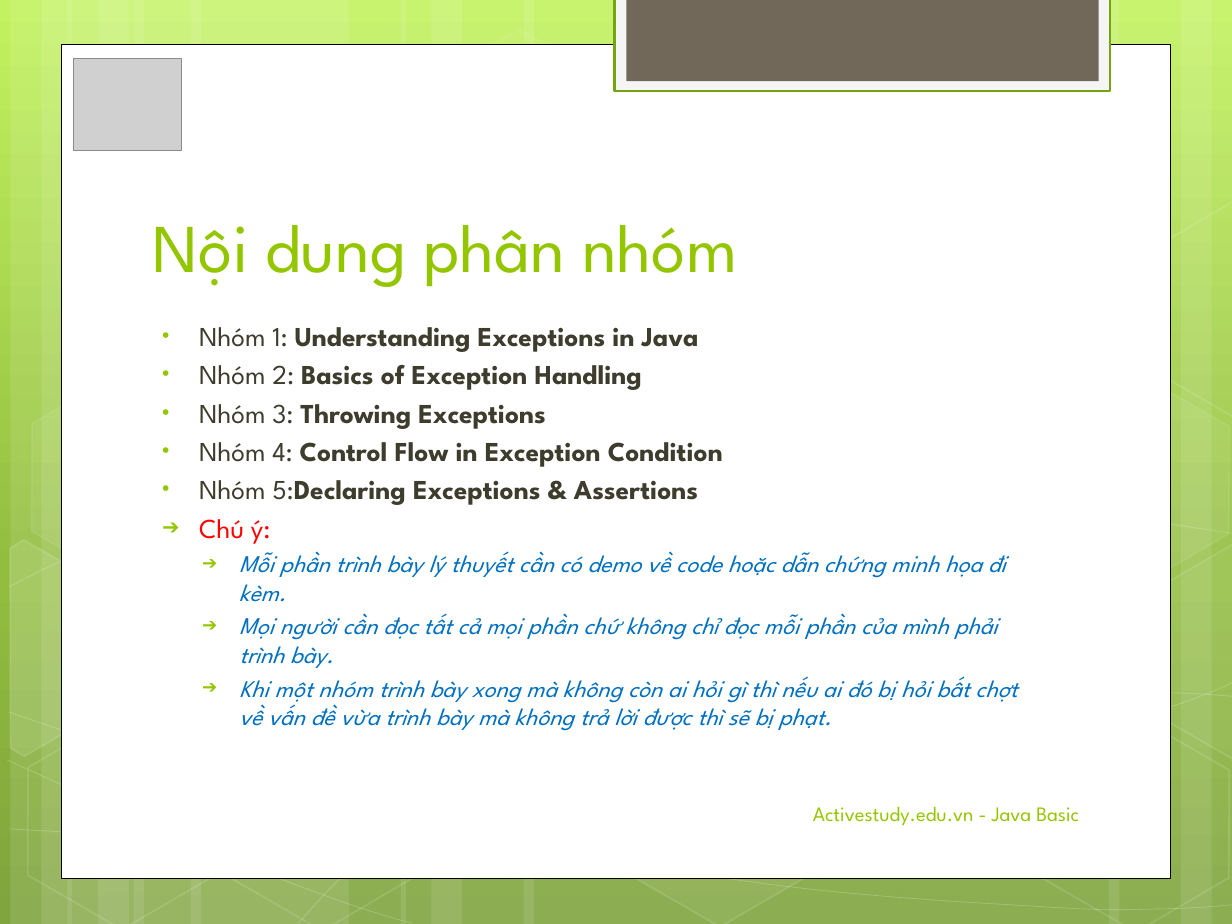
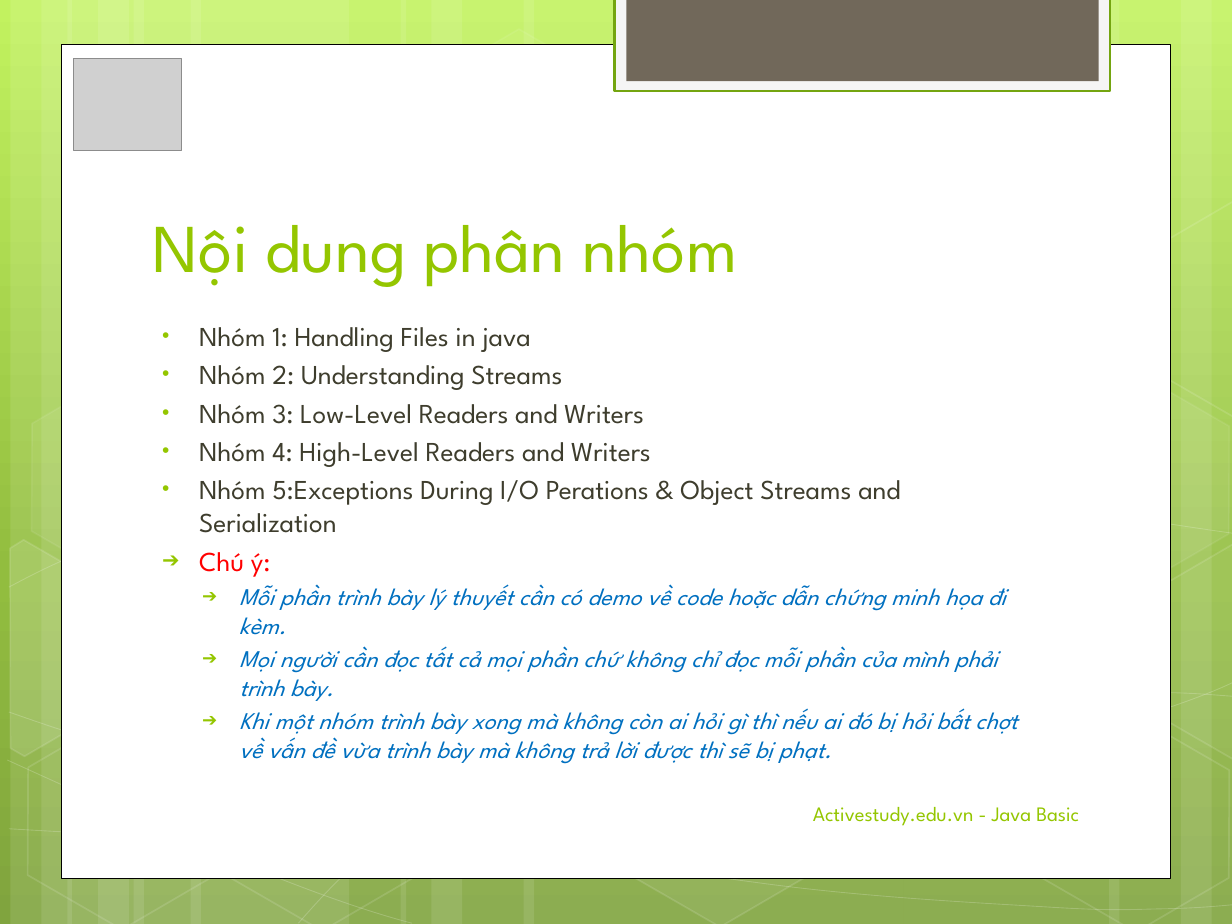
Before and after one commit to luanvucong93/jc2, a slide deck: slide 4 of WEEK_2/Slide/Day4_JC2.pptx. Drawn at 1232x924 pixels with LibreOffice and Linux fonts; fonts in the diff are those of the drawing; grey boxes stand for pictures. Boxes give left, top, right and bottom in pixels: in the first picture for what was removed or moved away, otherwise in the second. Text is boxed around its words. In the diff, an @@ line names an element or a change of style, - is before the commit and + after.

```diff
--- a/WEEK_2/Slide/Day4_JC2.pptx
+++ b/WEEK_2/Slide/Day4_JC2.pptx
@@ text at (199,327,900,533): text changed; bold off @@
-• Nhóm 1: Understanding Exceptions in Java
-• Nhóm 2: Basics of Exception Handling
-• Nhóm 3: Throwing Exceptions
-• Nhóm 4: Control Flow in Exception Condition
-• Nhóm 5:Declaring Exceptions & Assertions
+• Nhóm 1: Handling Files in java
+• Nhóm 2: Understanding Streams
+• Nhóm 3: Low-Level Readers and Writers
+• Nhóm 4: High-Level Readers and Writers
+• Nhóm 5:Exceptions During I/O Perations & Object Streams and Serialization
```
Also in this commit, not shown: 3 other slides changed, 1 slide removed, 1 other file.
